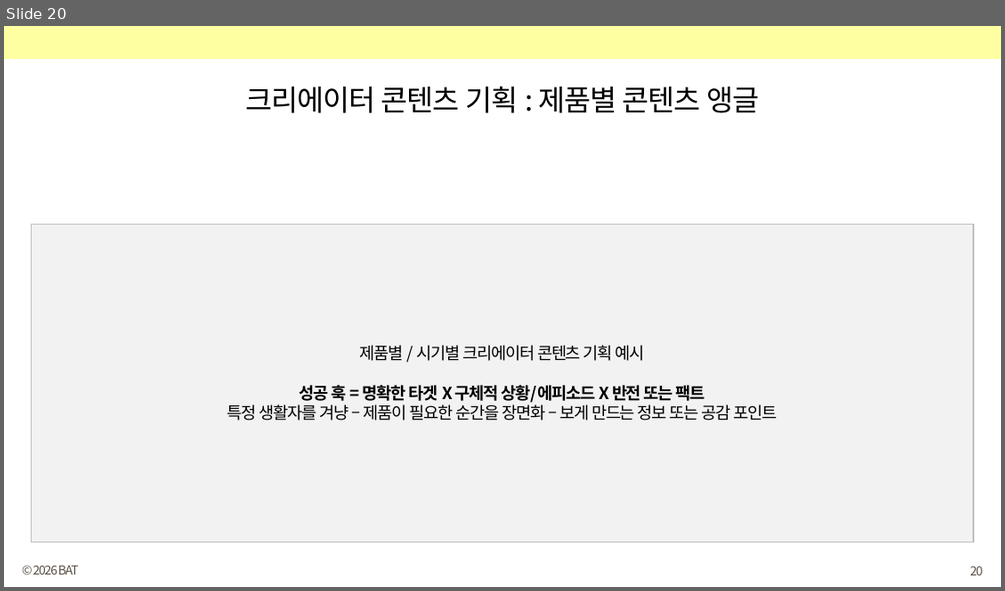
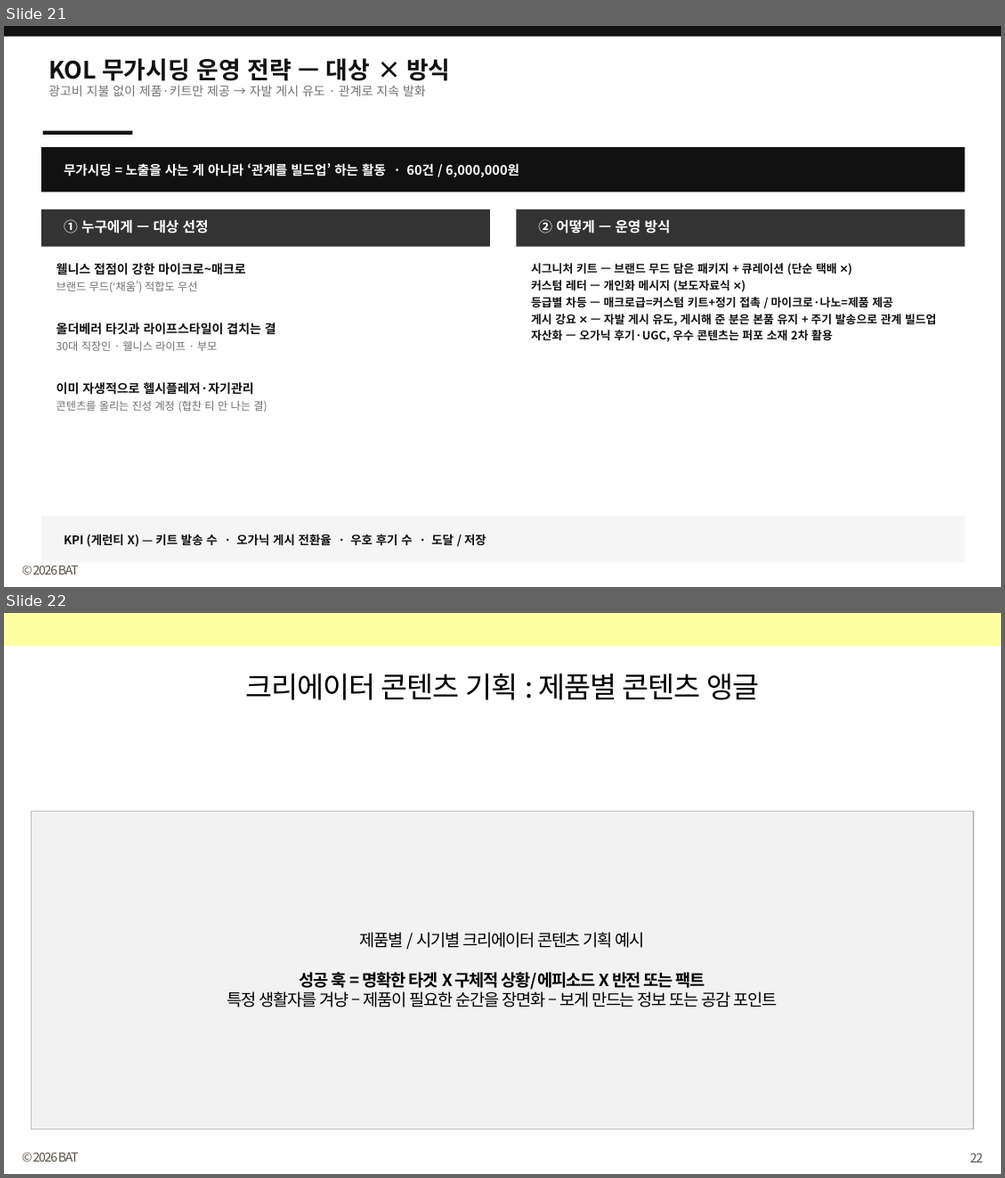
Before and after one commit to bat-han-26/oy_all-the-better_proposal, a slide deck: proposal/올더베러_제안덱_병합본.pptx. Shown one above the other, each under a label of ours: slide 20 before the commit, slides 21 and 22 after it. The pictures are 1005x591 and 1005x1178 pixels, drawn with LibreOffice and Linux fonts; fonts in the diff are those of the drawing. Boxes give left, top, right and bottom in pixels: in the first picture for what was removed or moved away, otherwise in the second. Text is boxed around its words. In the diff, an @@ line names an element or a change of style, - is before the commit and + after.

```diff
--- a/proposal/올더베러_제안덱_병합본.pptx
+++ b/proposal/올더베러_제안덱_병합본.pptx
@@ slide 21 added at <box>4,26,1001,587</box>, background #FFFFFF; not listed: 1 template element that a slide beside it also shows @@
@@ rectangle added at <box>4,26,1001,37</box>, fill #111111 @@
@@ text added at <box>48,58,450,96</box>, 12 pt, text #707070 @@
+KOL 무가시딩 운영 전략 — 대상 × 방식
+광고비 지불 없이 제품·키트만 제공 → 자발 게시 유도 · 관계로 지속 발화
@@ rectangle added at <box>43,131,133,135</box>, fill #111111 @@
@@ rectangle added at <box>41,147,965,192</box>, fill #111111 @@
@@ text added at <box>64,162,519,179</box>, 12.5 pt, text #FFFFFF, bold @@
+무가시딩 = 노출을 사는 게 아니라 ‘관계를 빌드업’ 하는 활동 · 60건 / 6,000,000원
@@ rectangle added at <box>41,209,490,247</box>, fill #333333 @@
@@ rectangle added at <box>517,209,965,247</box>, fill #333333 @@
@@ text added at <box>64,219,209,233</box>, 13.5 pt, text #FFFFFF, bold @@
+① 누구에게 — 대상 선정
@@ text added at <box>538,219,671,233</box>, 13.5 pt, text #FFFFFF, bold @@
+② 어떻게 — 운영 방식
@@ text added at <box>57,263,276,411</box>, 10.5 pt, text #707070 @@
+웰니스 접점이 강한 마이크로~매크로
+브랜드 무드(‘채움’) 적합도 우선
+올더베러 타깃과 라이프스타일이 겹치는 결
+30대 직장인 · 웰니스 라이프 · 부모
+이미 자생적으로 헬시플레저·자기관리
+콘텐츠를 올리는 진성 계정 (협찬 티 안 나는 결)
@@ text added at <box>531,263,936,342</box>, 11 pt, text #111111, bold @@
+시그니처 키트 — 브랜드 무드 담은 패키지 + 큐레이션 (단순 택배 ❌)
+커스텀 레터 — 개인화 메시지 (보도자료식 ❌)
+등급별 차등 — 매크로급=커스텀 키트+정기 접촉 / 마이크로·나노=제품 제공
+게시 강요 ❌ — 자발 게시 유도, 게시해 준 분은 본품 유지 + 주기 발송으로 관계 빌드업
+자산화 — 오가닉 후기·UGC, 우수 콘텐츠는 퍼포 소재 2차 활용
@@ rectangle added at <box>41,516,965,562</box>, fill #F5F5F5 @@
@@ text added at <box>64,533,486,547</box>, 11.5 pt, text #111111, bold @@
+KPI (게런티 X) — 키트 발송 수 · 오가닉 게시 전환율 · 우호 후기 수 · 도달 / 저장
@@ what was slide 20 is now slide 22 @@
@@ page number at <box>970,1152,982,1162</box>: text changed @@
-20
+22
```
Also in this commit, not shown: 1 other slide added, 1 other file.
